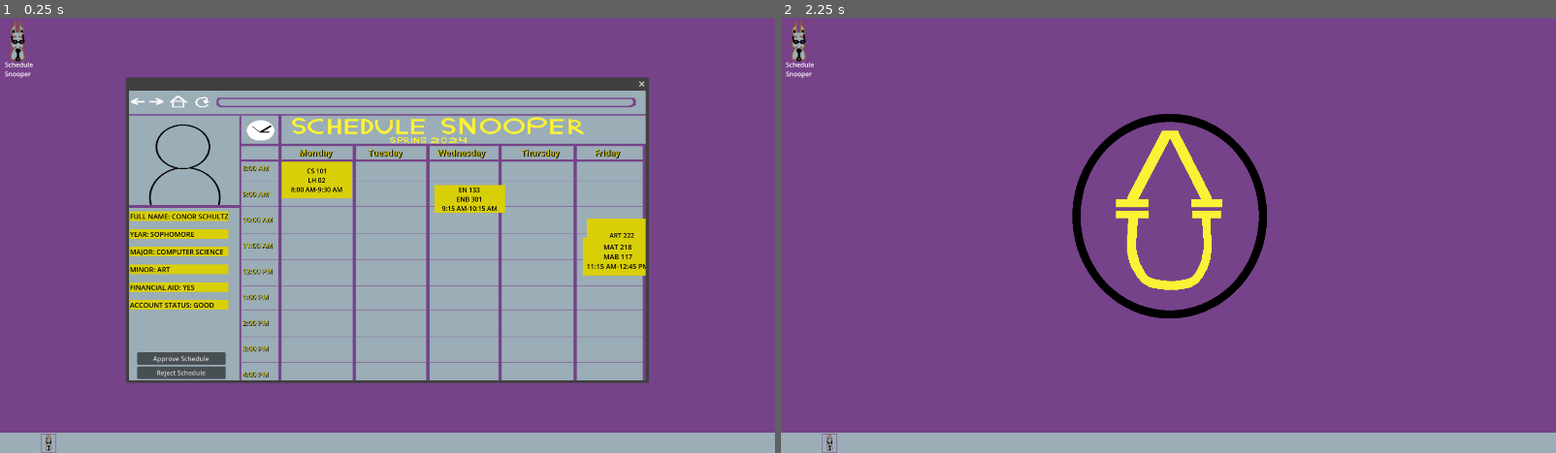
Above: before the commit, frames 1-2 (left to right).
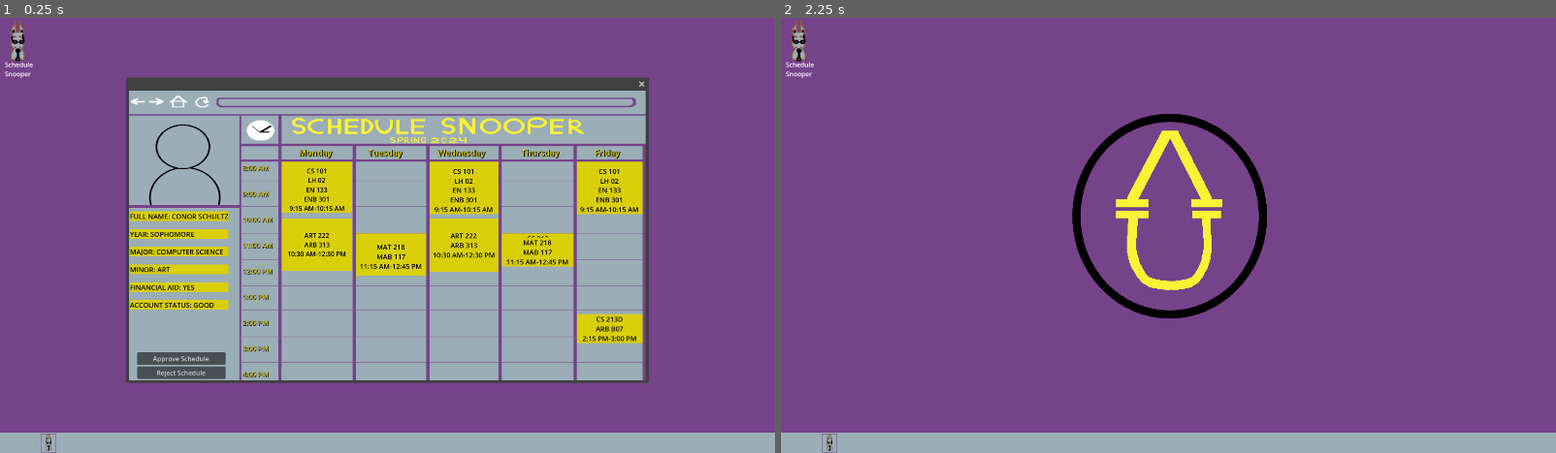
Above: after the commit, the same moments.

Repository: C3PJOE/Registrarent
Game: Godot game, scene res://Scenes/Main.tscn
The game is run twice, just before and just after one commit, with the same random seed, the same clock (stepped at 60 frames per second) and the same inputs.
Inputs (mouse positions are in pixels of both pictures, inside the frame that each line leads up to):
- Up to frame 1 (0.25 s): no input
- Up to frame 2 (2.25 s): click (827, 444) at 0.5 s; click "Schedule Snooper" at 1.25 s; click (827, 444) at 2 s

The runs differ from the first frame. In frame 1, 7.7% of the frame differs, in the area x 36-84%, y 32-75%; in frame 2, nothing differs.

Commit message:
day labels now have their x position appropriatetly set on start

Diff:
--- a/Scenes/Main.tscn
+++ b/Scenes/Main.tscn
@@ -452,7 +452,6 @@
 fit_content = true
 
 [node name="MLabel1" type="RichTextLabel" parent="MainContainer/ScheduleBrowserParentWindow/ScheduleBrowserWindow" groups=["MondayLabels"]]
-visible = false
 custom_minimum_size = Vector2(175, 0)
 offset_left = 378.0
 offset_top = 177.0
@@ -532,24 +531,23 @@
 fit_content = true
 
 [node name="TLabel1" type="RichTextLabel" parent="MainContainer/ScheduleBrowserParentWindow/ScheduleBrowserWindow" groups=["TuesdayLabels"]]
-visible = false
-custom_minimum_size = Vector2(175, 0)
-offset_left = 3780.0
-offset_top = 1770.0
-offset_right = 3955.0
-offset_bottom = 1816.0
+custom_minimum_size = Vector2(174, 0)
+offset_left = 562.0
+offset_top = 177.0
+offset_right = 736.0
+offset_bottom = 246.0
 size_flags_horizontal = 3
 theme_override_colors/default_color = Color(0, 0, 0, 1)
 theme_override_styles/normal = SubResource("StyleBoxFlat_lxvvd")
 bbcode_enabled = true
-text = "
-
-"
+text = "BIO 444
+ABAH 300
+10:00 AM - 12:00 PM"
 fit_content = true
 
 [node name="TLabel2" type="RichTextLabel" parent="MainContainer/ScheduleBrowserParentWindow/ScheduleBrowserWindow" groups=["TuesdayLabels"]]
 visible = false
-custom_minimum_size = Vector2(172, 0)
+custom_minimum_size = Vector2(174, 0)
 offset_left = 1124.0
 offset_top = 440.0
 offset_right = 1298.0
@@ -568,7 +566,7 @@
 
 [node name="TLabel3" type="RichTextLabel" parent="MainContainer/ScheduleBrowserParentWindow/ScheduleBrowserWindow" groups=["TuesdayLabels"]]
 visible = false
-custom_minimum_size = Vector2(172, 0)
+custom_minimum_size = Vector2(174, 0)
 offset_left = 1306.0
 offset_top = 440.0
 offset_right = 1480.0
@@ -587,7 +585,7 @@
 
 [node name="TLabel4" type="RichTextLabel" parent="MainContainer/ScheduleBrowserParentWindow/ScheduleBrowserWindow" groups=["TuesdayLabels"]]
 visible = false
-custom_minimum_size = Vector2(172, 0)
+custom_minimum_size = Vector2(174, 0)
 offset_left = 2612.0
 offset_top = 880.0
 offset_right = 2786.0
@@ -606,7 +604,7 @@
 
 [node name="TLabel5" type="RichTextLabel" parent="MainContainer/ScheduleBrowserParentWindow/ScheduleBrowserWindow" groups=["TuesdayLabels"]]
 visible = false
-custom_minimum_size = Vector2(172, 0)
+custom_minimum_size = Vector2(174, 0)
 offset_left = 5224.0
 offset_top = 1760.0
 offset_right = 5398.0
@@ -624,12 +622,11 @@
 fit_content = true
 
 [node name="WLabel1" type="RichTextLabel" parent="MainContainer/ScheduleBrowserParentWindow/ScheduleBrowserWindow" groups=["WednesdayLabels"]]
-visible = false
-custom_minimum_size = Vector2(172, 0)
-offset_left = 10448.0
-offset_top = 3520.0
-offset_right = 10622.0
-offset_bottom = 3592.0
+custom_minimum_size = Vector2(171, 0)
+offset_left = 744.0
+offset_top = 177.0
+offset_right = 915.0
+offset_bottom = 249.0
 size_flags_horizontal = 3
 size_flags_vertical = 0
 theme_override_colors/default_color = Color(0, 0, 0, 1)
@@ -644,16 +641,17 @@
 
 [node name="WLabel2" type="RichTextLabel" parent="MainContainer/ScheduleBrowserParentWindow/ScheduleBrowserWindow" groups=["WednesdayLabels"]]
 visible = false
-custom_minimum_size = Vector2(172, 0)
+custom_minimum_size = Vector2(171, 0)
 offset_left = 52240.0
 offset_top = 17600.0
-offset_right = 52414.0
+offset_right = 52411.0
 offset_bottom = 17672.0
 size_flags_horizontal = 3
 size_flags_vertical = 0
 theme_override_colors/default_color = Color(0, 0, 0, 1)
 theme_override_font_sizes/normal_font_size = 17
 theme_override_styles/normal = SubResource("StyleBoxFlat_n4f1u")
+bbcode_enabled = true
 text = "POLS 201
 LH12
 
@@ -662,16 +660,17 @@
 
 [node name="WLabel3" type="RichTextLabel" parent="MainContainer/ScheduleBrowserParentWindow/ScheduleBrowserWindow" groups=["WednesdayLabels"]]
 visible = false
-custom_minimum_size = Vector2(172, 0)
+custom_minimum_size = Vector2(171, 0)
 offset_left = 41792.0
 offset_top = 14080.0
-offset_right = 41966.0
+offset_right = 41963.0
 offset_bottom = 14152.0
 size_flags_horizontal = 3
 size_flags_vertical = 0
 theme_override_colors/default_color = Color(0, 0, 0, 1)
 theme_override_font_sizes/normal_font_size = 17
 theme_override_styles/normal = SubResource("StyleBoxFlat_dhrf7")
+bbcode_enabled = true
 text = "POLS 201
 LH12
 
@@ -680,16 +679,17 @@
 
 [node name="WLabel4" type="RichTextLabel" parent="MainContainer/ScheduleBrowserParentWindow/ScheduleBrowserWindow" groups=["WednesdayLabels"]]
 visible = false
-custom_minimum_size = Vector2(172, 0)
+custom_minimum_size = Vector2(171, 0)
 offset_left = 31344.0
 offset_top = 10560.0
-offset_right = 31518.0
+offset_right = 31515.0
 offset_bottom = 10632.0
 size_flags_horizontal = 3
 size_flags_vertical = 0
 theme_override_colors/default_color = Color(0, 0, 0, 1)
 theme_override_font_sizes/normal_font_size = 17
 theme_override_styles/normal = SubResource("StyleBoxFlat_u8qfj")
+bbcode_enabled = true
 text = "POLS 201
 LH12
 
@@ -698,16 +698,17 @@
 
 [node name="WLabel5" type="RichTextLabel" parent="MainContainer/ScheduleBrowserParentWindow/ScheduleBrowserWindow" groups=["WednesdayLabels"]]
 visible = false
-custom_minimum_size = Vector2(172, 0)
+custom_minimum_size = Vector2(171, 0)
 offset_left = 20896.0
 offset_top = 7040.0
-offset_right = 21070.0
+offset_right = 21067.0
 offset_bottom = 7112.0
 size_flags_horizontal = 3
 size_flags_vertical = 0
 theme_override_colors/default_color = Color(0, 0, 0, 1)
 theme_override_font_sizes/normal_font_size = 17
 theme_override_styles/normal = SubResource("StyleBoxFlat_pe1ho")
+bbcode_enabled = true
 text = "POLS 201
 LH12
 
@@ -715,12 +716,11 @@
 fit_content = true
 
 [node name="ThLabel1" type="RichTextLabel" parent="MainContainer/ScheduleBrowserParentWindow/ScheduleBrowserWindow" groups=["ThursdayLabels"]]
-visible = false
-custom_minimum_size = Vector2(172, 0)
-offset_left = 125376.0
-offset_top = 42240.0
-offset_right = 125550.0
-offset_bottom = 42312.0
+custom_minimum_size = Vector2(178, 0)
+offset_left = 923.0
+offset_top = 177.0
+offset_right = 1101.0
+offset_bottom = 249.0
 size_flags_horizontal = 3
 size_flags_vertical = 0
 theme_override_colors/default_color = Color(0, 0, 0, 1)
@@ -735,10 +735,10 @@
 
 [node name="ThLabel2" type="RichTextLabel" parent="MainContainer/ScheduleBrowserParentWindow/ScheduleBrowserWindow" groups=["ThursdayLabels"]]
 visible = false
-custom_minimum_size = Vector2(172, 0)
+custom_minimum_size = Vector2(178, 0)
 offset_left = 104480.0
 offset_top = 35200.0
-offset_right = 104654.0
+offset_right = 104658.0
 offset_bottom = 35272.0
 size_flags_horizontal = 3
 size_flags_vertical = 0
@@ -754,10 +754,10 @@
 
 [node name="ThLabel3" type="RichTextLabel" parent="MainContainer/ScheduleBrowserParentWindow/ScheduleBrowserWindow" groups=["ThursdayLabels"]]
 visible = false
-custom_minimum_size = Vector2(172, 0)
+custom_minimum_size = Vector2(178, 0)
 offset_left = 83584.0
 offset_top = 28160.0
-offset_right = 83758.0
+offset_right = 83762.0
 offset_bottom = 28232.0
 size_flags_horizontal = 3
 size_flags_vertical = 0
@@ -773,10 +773,10 @@
 
 [node name="ThLabel4" type="RichTextLabel" parent="MainContainer/ScheduleBrowserParentWindow/ScheduleBrowserWindow" groups=["ThursdayLabels"]]
 visible = false
-custom_minimum_size = Vector2(172, 0)
+custom_minimum_size = Vector2(178, 0)
 offset_left = 62688.0
 offset_top = 21120.0
-offset_right = 62862.0
+offset_right = 62866.0
 offset_bottom = 21192.0
 size_flags_horizontal = 3
 size_flags_vertical = 0
@@ -792,10 +792,10 @@
 
 [node name="ThLabel5" type="RichTextLabel" parent="MainContainer/ScheduleBrowserParentWindow/ScheduleBrowserWindow" groups=["ThursdayLabels"]]
 visible = false
-custom_minimum_size = Vector2(172, 0)
+custom_minimum_size = Vector2(178, 0)
 offset_left = 41792.0
 offset_top = 14080.0
-offset_right = 41966.0
+offset_right = 41970.0
 offset_bottom = 14152.0
 size_flags_horizontal = 3
 size_flags_vertical = 0
@@ -810,12 +810,11 @@
 fit_content = true
 
 [node name="FLabel1" type="RichTextLabel" parent="MainContainer/ScheduleBrowserParentWindow/ScheduleBrowserWindow" groups=["FridayLabels"]]
-visible = false
-custom_minimum_size = Vector2(172, 0)
-offset_left = 83584.0
-offset_top = 28160.0
-offset_right = 83758.0
-offset_bottom = 28232.0
+custom_minimum_size = Vector2(163, 0)
+offset_left = 1109.0
+offset_top = 177.0
+offset_right = 1272.0
+offset_bottom = 249.0
 size_flags_horizontal = 3
 size_flags_vertical = 0
 theme_override_colors/default_color = Color(0, 0, 0, 1)
@@ -830,10 +829,10 @@
 
 [node name="FLabel2" type="RichTextLabel" parent="MainContainer/ScheduleBrowserParentWindow/ScheduleBrowserWindow" groups=["FridayLabels"]]
 visible = false
-custom_minimum_size = Vector2(172, 0)
+custom_minimum_size = Vector2(163, 0)
 offset_left = 417920.0
 offset_top = 140800.0
-offset_right = 418094.0
+offset_right = 418083.0
 offset_bottom = 140872.0
 size_flags_horizontal = 3
 size_flags_vertical = 0
@@ -849,10 +848,10 @@
 
 [node name="FLabel3" type="RichTextLabel" parent="MainContainer/ScheduleBrowserParentWindow/ScheduleBrowserWindow" groups=["FridayLabels"]]
 visible = false
-custom_minimum_size = Vector2(172, 0)
+custom_minimum_size = Vector2(163, 0)
 offset_left = 334336.0
 offset_top = 112640.0
-offset_right = 334510.0
+offset_right = 334499.0
 offset_bottom = 112712.0
 size_flags_horizontal = 3
 size_flags_vertical = 0
@@ -868,10 +867,10 @@
 
 [node name="FLabel4" type="RichTextLabel" parent="MainContainer/ScheduleBrowserParentWindow/ScheduleBrowserWindow" groups=["FridayLabels"]]
 visible = false
-custom_minimum_size = Vector2(172, 0)
+custom_minimum_size = Vector2(163, 0)
 offset_left = 250752.0
 offset_top = 84480.0
-offset_right = 250926.0
+offset_right = 250915.0
 offset_bottom = 84552.0
 size_flags_horizontal = 3
 size_flags_vertical = 0
@@ -887,10 +886,10 @@
 
 [node name="FLabel5" type="RichTextLabel" parent="MainContainer/ScheduleBrowserParentWindow/ScheduleBrowserWindow" groups=["FridayLabels"]]
 visible = false
-custom_minimum_size = Vector2(172, 0)
+custom_minimum_size = Vector2(163, 0)
 offset_left = 167168.0
 offset_top = 56320.0
-offset_right = 167342.0
+offset_right = 167331.0
 offset_bottom = 56392.0
 size_flags_horizontal = 3
 size_flags_vertical = 0
--- a/Scenes/ScheduleBrowserWindow.gd
+++ b/Scenes/ScheduleBrowserWindow.gd
@@ -71,6 +71,7 @@
 var studentIndex
 
 func _ready():
+
 	#index variable we will pass to set current schedule to tell it which
 	#student needs to have their schedule set
 	studentIndex = 0
@@ -81,6 +82,11 @@
 	studentData= read_json_file(file1)
 	classData = read_json_file(file2)
 	_set_time_labels_positions()
+	_set_week_label_x_positions("Monday")
+	_set_week_label_x_positions("Tuesday")
+	_set_week_label_x_positions("Wednesday")
+	_set_week_label_x_positions("Thursday")
+	_set_week_label_x_positions("Friday")
 	_set_Current_Schedule(student)
 
 #sets the position of all of the time labels in the browser screen so that they can be properly referenced later
@@ -94,6 +100,29 @@
 	_2pm.set_position(Vector2i(0,384))
 	_3pm.set_position(Vector2i(0,448))
 	_4pm.set_position(Vector2i(0,512))
+
+#sets the x position of the labels, with the x position lining up with the appropriate day column
+#The x position of a label will never change again after this
+func _set_week_label_x_positions(day:String):
+	var day_of_week = get_tree().get_nodes_in_group(day +"Labels")
+	match day:
+		"Monday":
+			for label in day_of_week:
+				label.position.x = 378
+		"Tuesday":
+			for label in day_of_week:
+				label.position.x = 562
+		"Wednesday":
+			for label in day_of_week:
+				label.position.x = 744
+		"Thursday":
+			for label in day_of_week:
+				label.position.x = 923
+		"Friday":
+			for label in day_of_week:
+				label.position.x = 1109
+		_:
+			pass
 
 func _set_Current_Schedule(student: int):
 	clearLabels()
